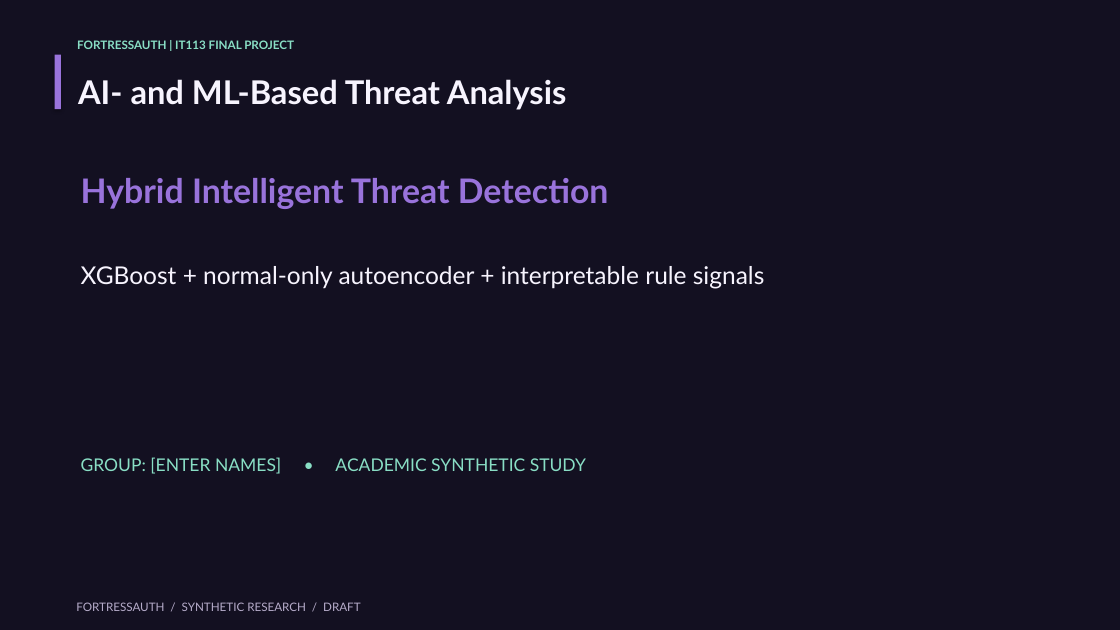
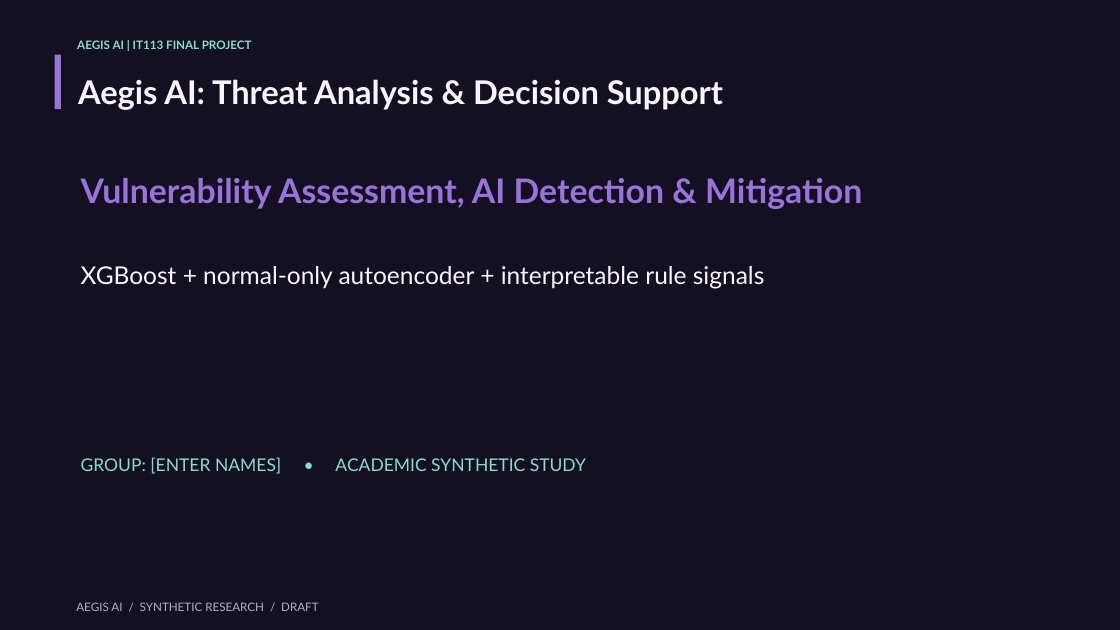
Before and after one commit to reojohn/TankWeb, a slide deck: slide 1 of public/assessment/it113_final_presentation_draft.pptx. Drawn at 1120x630 pixels with LibreOffice and Linux fonts; fonts in the diff are those of the drawing. Boxes give left, top, right and bottom in pixels: in the first picture for what was removed or moved away, otherwise in the second. Text is boxed around its words. In the diff, an @@ line names an element or a change of style, - is before the commit and + after.

```diff
--- a/public/assessment/it113_final_presentation_draft.pptx
+++ b/public/assessment/it113_final_presentation_draft.pptx
@@ text at [77, 40, 252, 49]: text changed @@
-FORTRESSAUTH | IT113 FINAL PROJECT
+AEGIS AI | IT113 FINAL PROJECT
@@ text at [78, 79, 723, 110]: text changed @@
-AI- and ML-Based Threat Analysis
+Aegis AI: Threat Analysis & Decision Support
@@ text at [81, 178, 862, 209]: text changed @@
-Hybrid Intelligent Threat Detection
+Vulnerability Assessment, AI Detection & Mitigation
@@ text at [76, 602, 318, 611]: text changed @@
-FORTRESSAUTH / SYNTHETIC RESEARCH / DRAFT
+AEGIS AI / SYNTHETIC RESEARCH / DRAFT
```
Also in this commit, not shown: 13 other slides changed, 8 other files.
